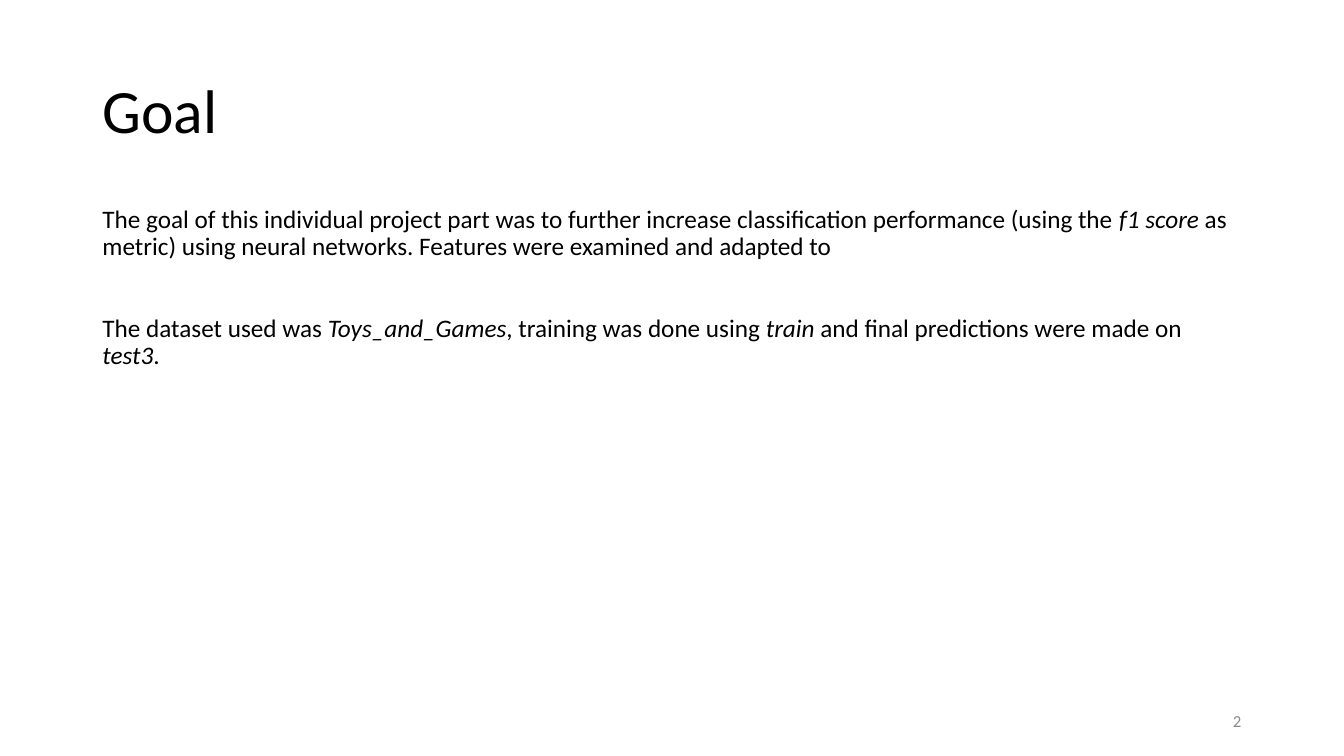
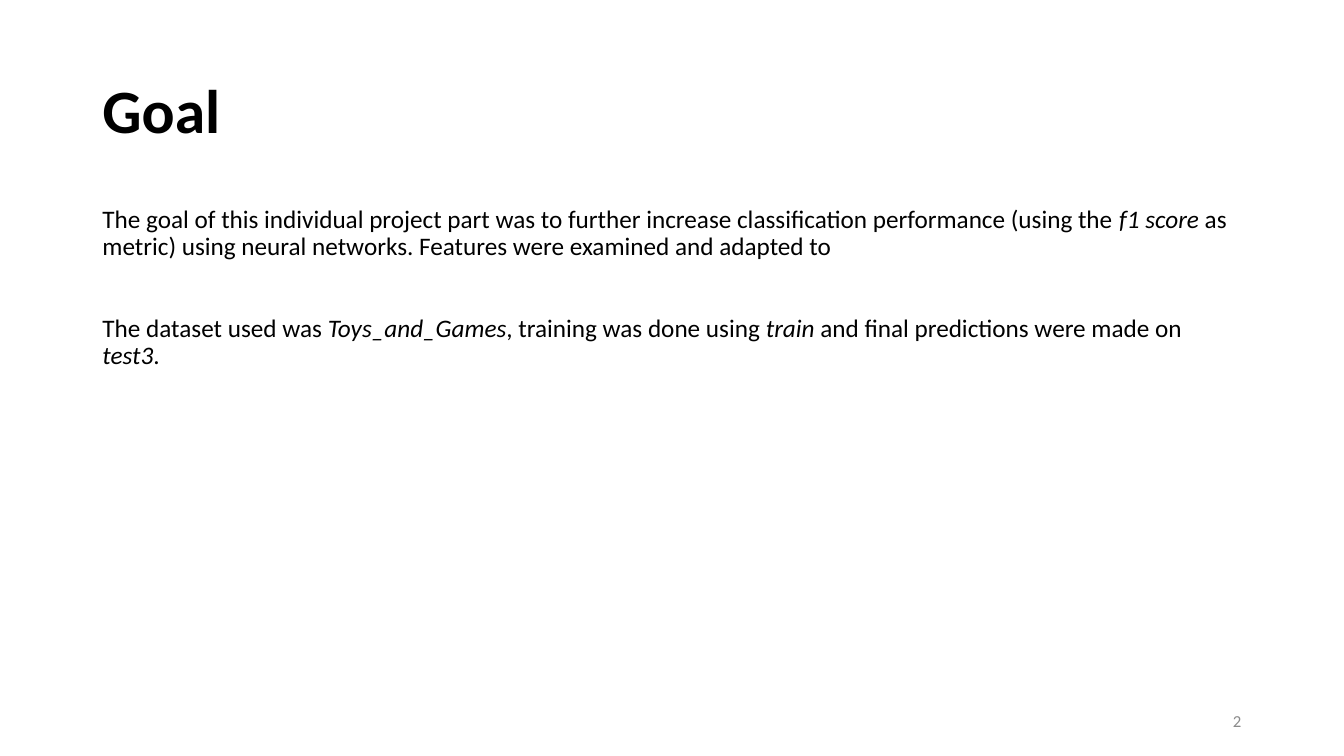
Before and after one commit to sirojc/cs349-amazon-product-evaluation-cnn, a slide deck: slide 2 of slides/presentation_JC.pptx. Drawn at 1344x756 pixels with LibreOffice and Linux fonts; fonts in the diff are those of the drawing. Boxes give left, top, right and bottom in pixels: in the first picture for what was removed or moved away, otherwise in the second. Text is boxed around its words. In the diff, an @@ line names an element or a change of style, - is before the commit and + after.

```diff
--- a/slides/presentation_JC.pptx
+++ b/slides/presentation_JC.pptx
@@ title "Goal" at (102, 89, 220, 134): bold on @@
```
Also in this commit, not shown: 3 other slides changed, 6 slides added, 7 slides removed, 29 other files.
